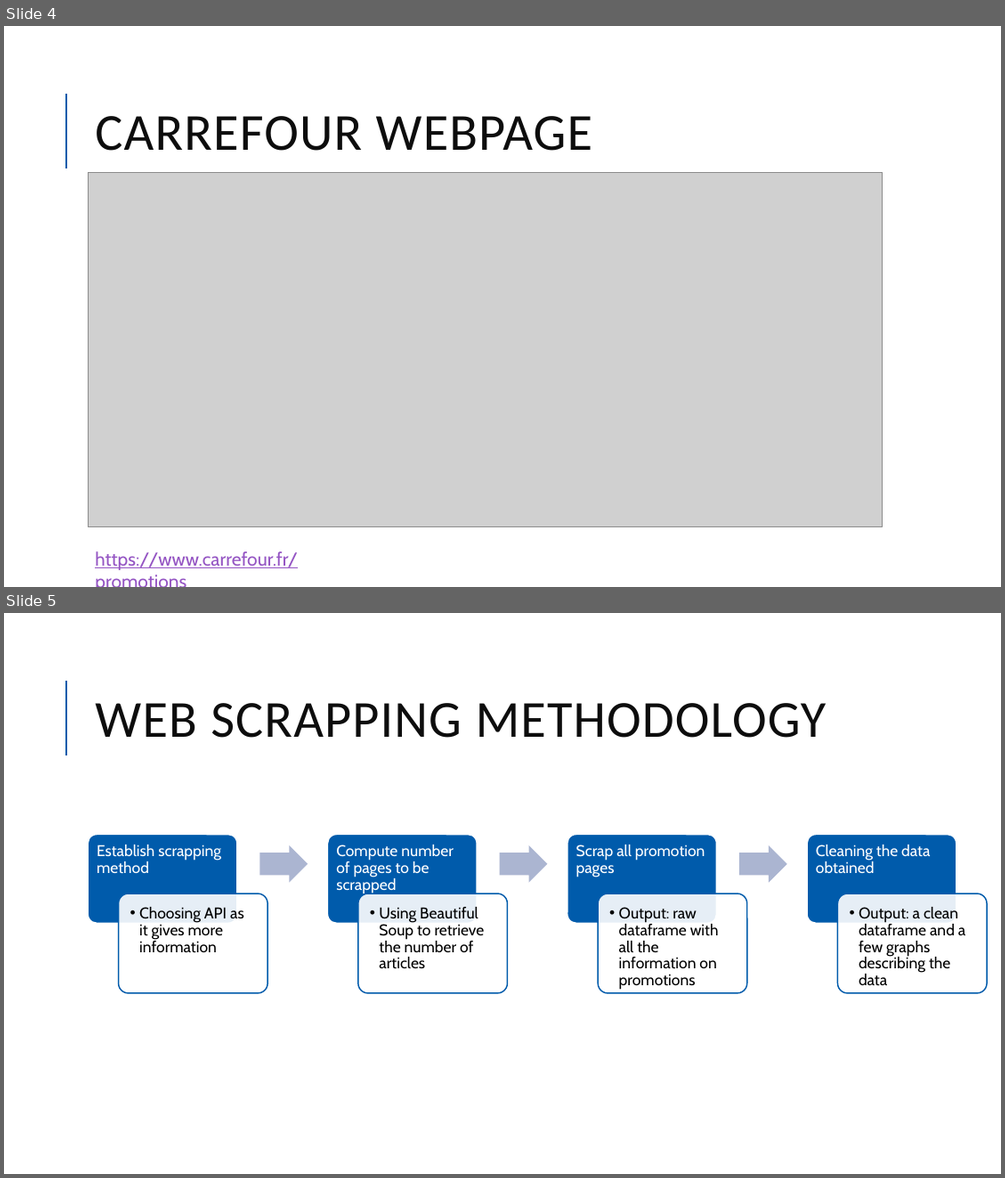
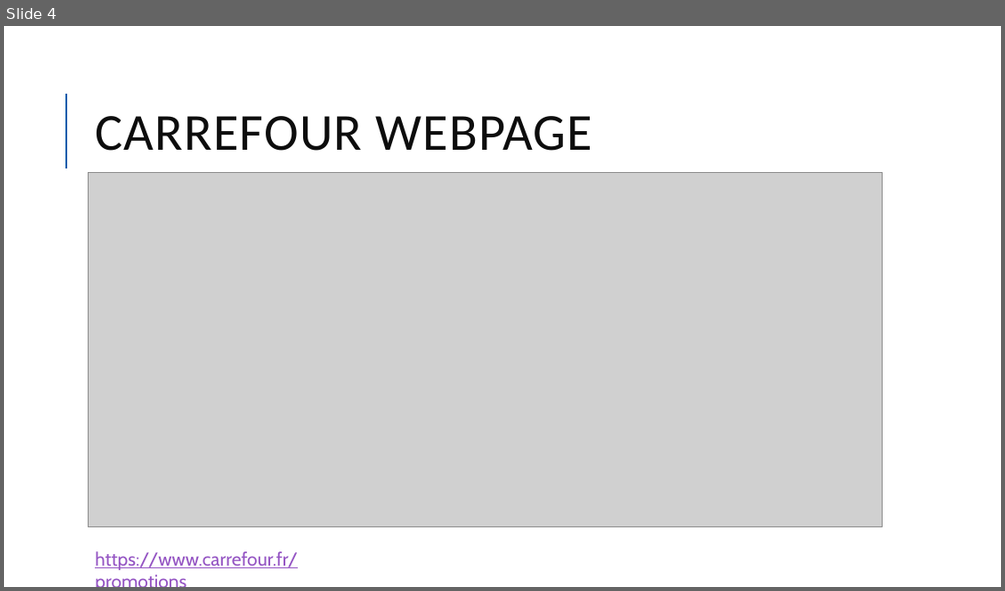
Before and after one commit to Camillelib/Web_Scrapping_project, a slide deck: Output/Project week 3.pptx. Shown one above the other, each under a label of ours: slides 4 and 5 before the commit, slide 4 after it. The pictures are 1005x1178 and 1005x591 pixels, drawn with LibreOffice and Linux fonts; fonts in the diff are those of the drawing; grey boxes stand for pictures. Boxes give left, top, right and bottom in pixels: in the first picture for what was removed or moved away, otherwise in the second. Text is boxed around its words. In the diff, an @@ line names an element or a change of style, - is before the commit and + after.

```diff
--- a/Output/Project week 3.pptx
+++ b/Output/Project week 3.pptx
@@ slide 5 removed at (4, 613, 1001, 1174), background #FFFFFF; not listed: 1 template element that a slide beside it also shows @@
@@ title removed at (95, 703, 826, 738) @@
-WEB SCRAPPING METHODOLOGY
@@ group removed at (88, 835, 987, 993): 8 rounded rectangles, 8 texts, 3 right arrows @@
-Establish scrapping method
-  • Choosing API as it gives more information
-Compute number of pages to be scrapped
-  • Using Beautiful Soup to retrieve the number of articles
-Scrap all promotion pages
-  • Output: raw dataframe with all the information on promotions
-Cleaning the data obtained
-  • Output: a clean dataframe and a few graphs describing the data
```
Also in this commit, not shown: 5 slides changed, 4 slides added, 15 other files.
